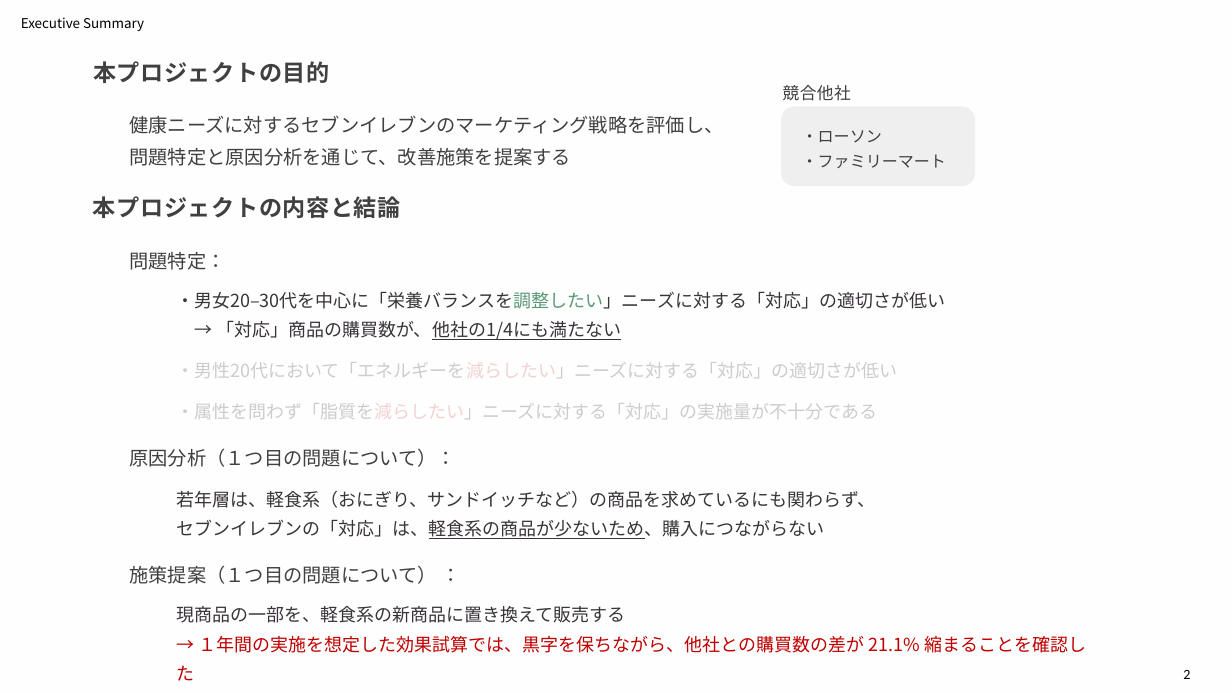
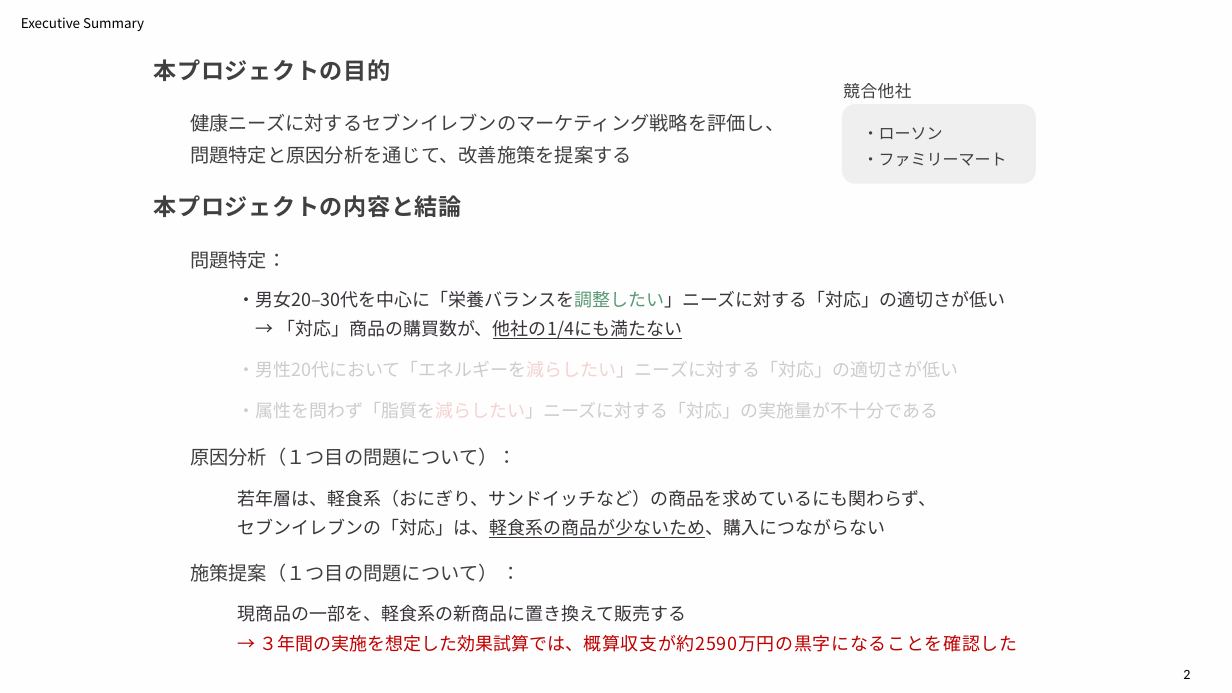
Before and after one commit to aoiseki0415/Accenture_CEO, a slide deck: slide 2 of 提出物一覧/アクセンチュア_最終報告.pptx. Drawn at 1232x693 pixels with LibreOffice and Linux fonts; fonts in the diff are those of the drawing. Boxes give left, top, right and bottom in pixels: in the first picture for what was removed or moved away, otherwise in the second. Text is boxed around its words. In the diff, an @@ line names an element or a change of style, - is before the commit and + after.

```diff
--- a/提出物一覧/アクセンチュア_最終報告.pptx
+++ b/提出物一覧/アクセンチュア_最終報告.pptx
@@ 9 texts, 1 rounded rectangle: place and size @@
-9 texts, 1 rounded rectangle at [93,61,975,584]
+9 texts, 1 rounded rectangle at [154,59,1036,582]
@@ 3 texts: place and size @@
-3 texts at [129,85,946,168]
+3 texts at [190,83,1007,166]
@@ rectangle: place and size @@
-rectangle at [163,348,915,431]
+rectangle at [224,351,976,433]
@@ text "現商品の一部を、軽食系の新商品に置き換えて販売する": place and size @@
-text "現商品の一部を、軽食系の新商品に置き換えて販売する" at [176,606,1086,653]
+text "現商品の一部を、軽食系の新商品に置き換えて販売する" at [237,605,1017,652]
@@ text at [259,635,1017,652]: text changed @@
-→ １年間の実施を想定した効果試算では、黒字を保ちながら、他社との購買数の差が 21.1% 縮まることを確認した
+→ ３年間の実施を想定した効果試算では、概算収支が約2590万円の黒字になることを確認した
```
Also in this commit, not shown: 1 other slide changed, 3 other files.
